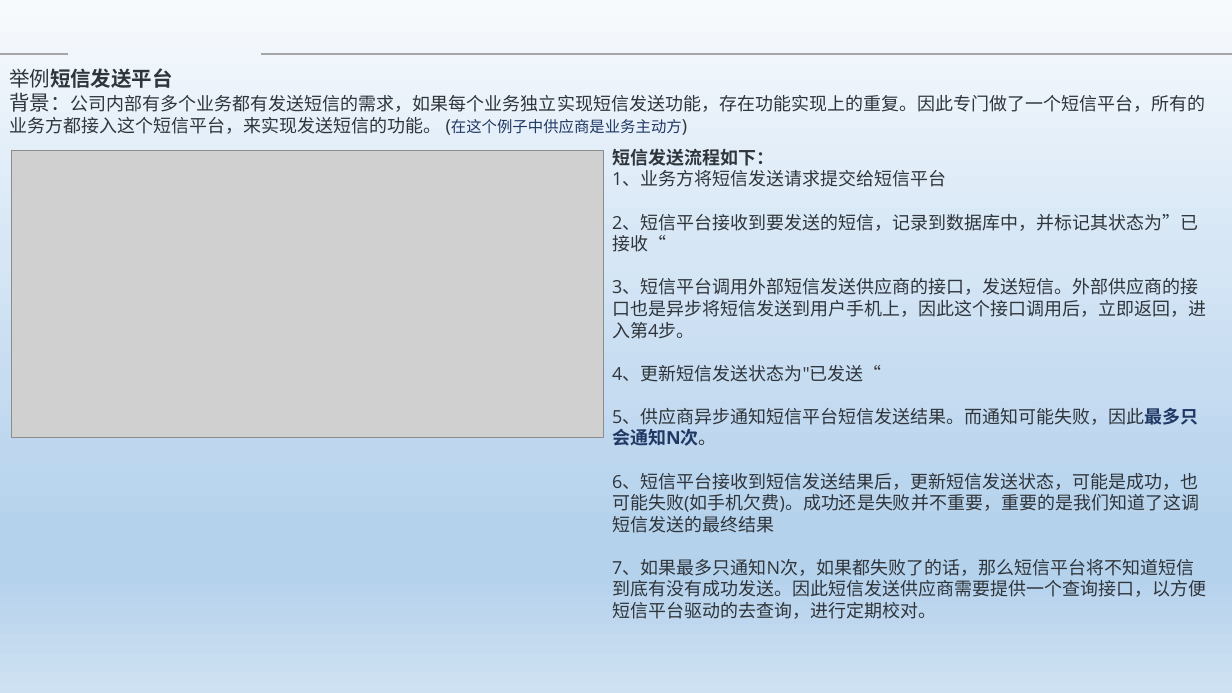
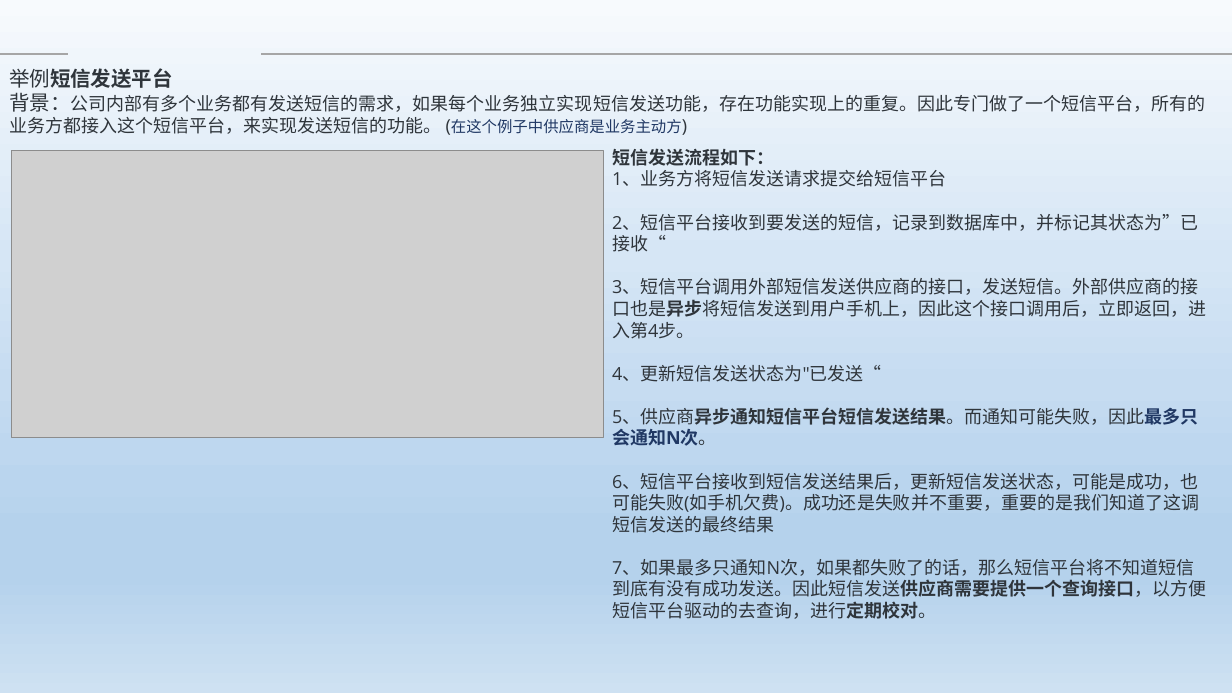
Before and after one commit to Heffie199/zhao_Note, a slide deck: slide 12 of 分布式事务的解决方案 .pptx. Drawn at 1232x693 pixels with LibreOffice and Linux fonts; fonts in the diff are those of the drawing; grey boxes stand for pictures; background and template pictures are left out. Boxes give left, top, right and bottom in pixels: in the first picture for what was removed or moved away, otherwise in the second. Text is boxed around its words. In the diff, an @@ line names an element or a change of style, - is before the commit and + after.

```diff
--- a/分布式事务的解决方案 .pptx
+++ b/分布式事务的解决方案 .pptx
@@ text at (612, 278, 1207, 619): bold on in "3、短信平台调用外部短信发送供应商的接口，发送短信。外部供应商的接口也是异步将短信发送到用户手机上，因此这个接口调用后， ...", "5、供应商异步通知短信平台短信发送结果。而通知可能失败，因此最多只会通知N次。", "7、如果最多只通知N次，如果都失败了的话，那么短信平台将不知道短信到底有没有成功发送。因此短信发送供应商需要提供一个查询 ..." @@
```
Also in this commit, not shown: 12 other slides changed.
